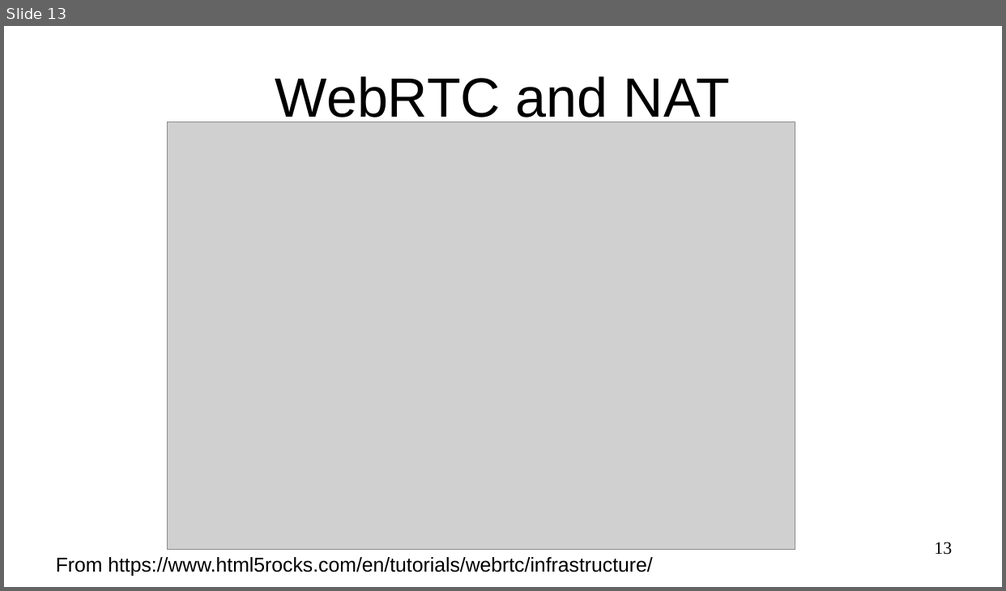
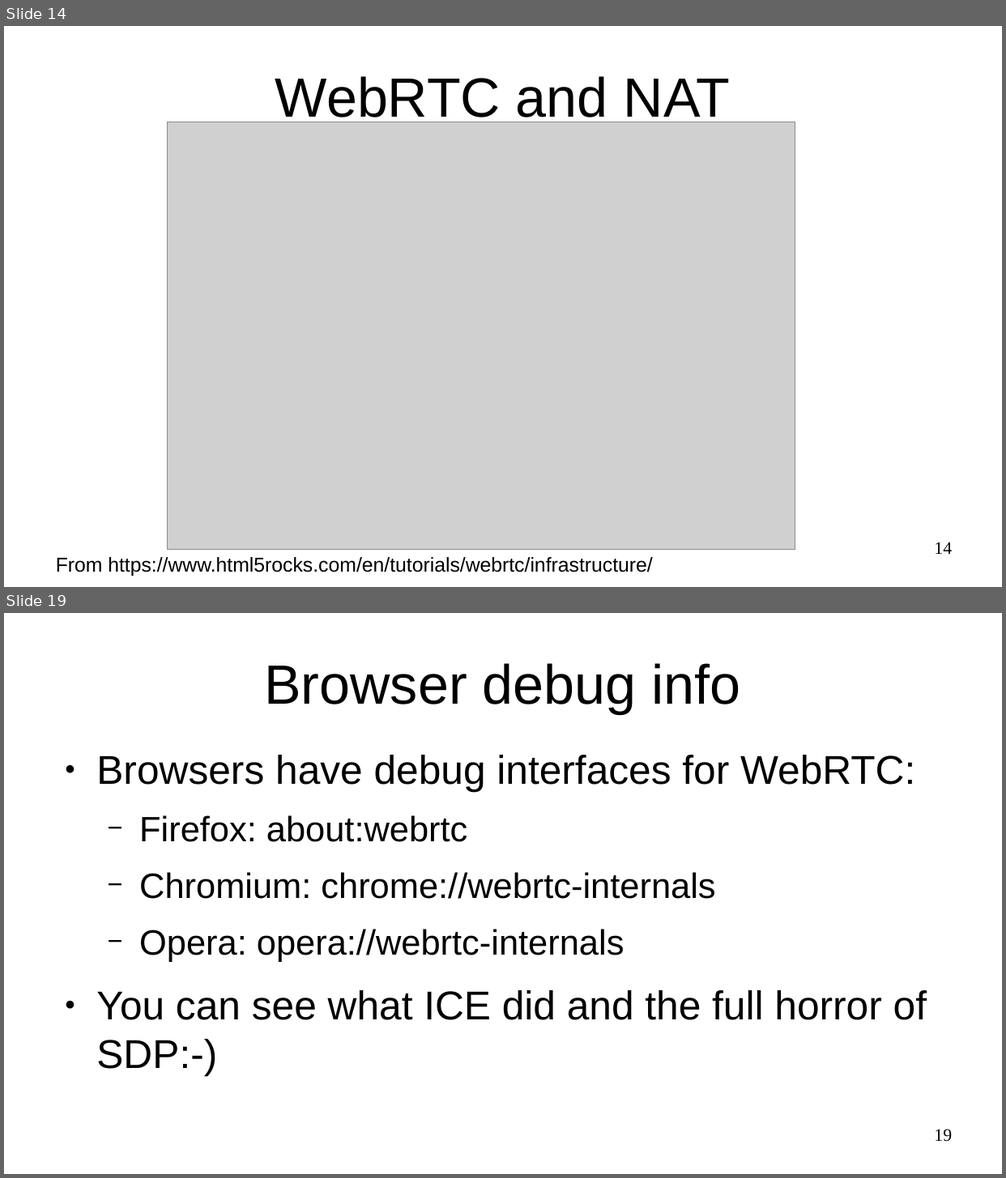
Before and after one commit to sftcd/cs7053, a slide deck: 2016lectures/12-webrtc.odp. Shown one above the other, each under a label of ours: slide 13 before the commit, slides 14 and 19 after it; the slides between them are not shown. The pictures are 1006x591 and 1006x1178 pixels, drawn with LibreOffice and Linux fonts; fonts in the diff are those of the drawing; grey boxes stand for pictures. Boxes give left, top, right and bottom in pixels: in the first picture for what was removed or moved away, otherwise in the second. Text is boxed around its words. In the diff, an @@ line names an element or a change of style, - is before the commit and + after.

Commit message:
moar webrtc

```diff
--- a/2016lectures/12-webrtc.odp
+++ b/2016lectures/12-webrtc.odp
@@ slide 19 added at [4,613,1002,1174], background #FFFFFF @@
@@ title added at [264,663,740,714], 44 pt, text #000000 @@
+Browser debug info
@@ text added at [96,755,927,1076], 28 pt, text #000000 @@
+● Browsers have debug interfaces for WebRTC:
+  − Firefox: about:webrtc
+  − Chromium: chrome://webrtc-internals
+  − Opera: opera://webrtc-internals
+● You can see what ICE did and the full horror of SDP:-)
@@ page number added at [934,1129,952,1142], 14 pt, text #000000 @@
+19
@@ what was slide 13 is now slide 14 @@
@@ page number at [934,542,952,554]: text changed @@
-13
+14
```
Also in this commit, not shown: 3 slides changed, 5 other slides added, 1 other file.
